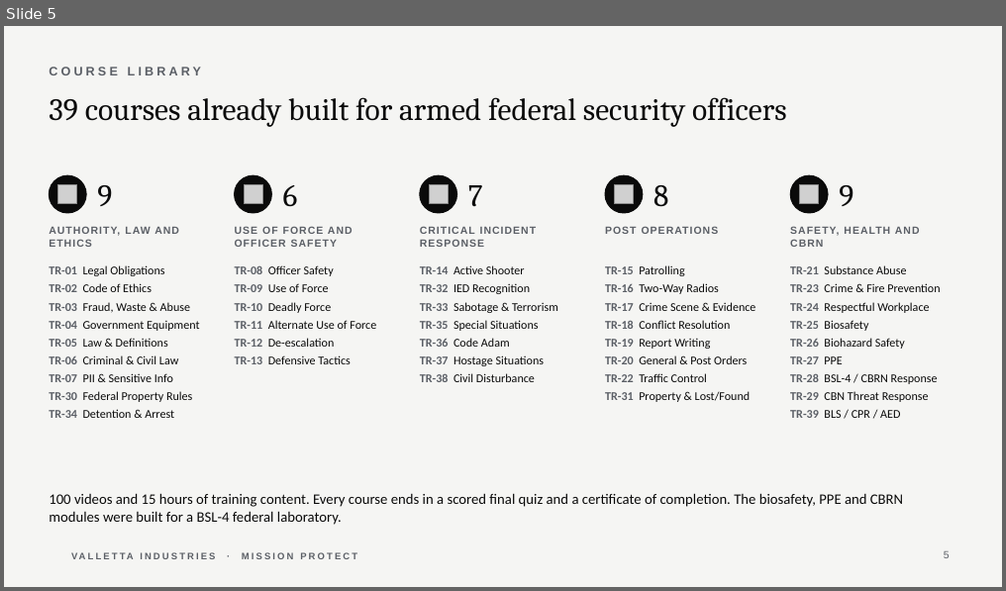
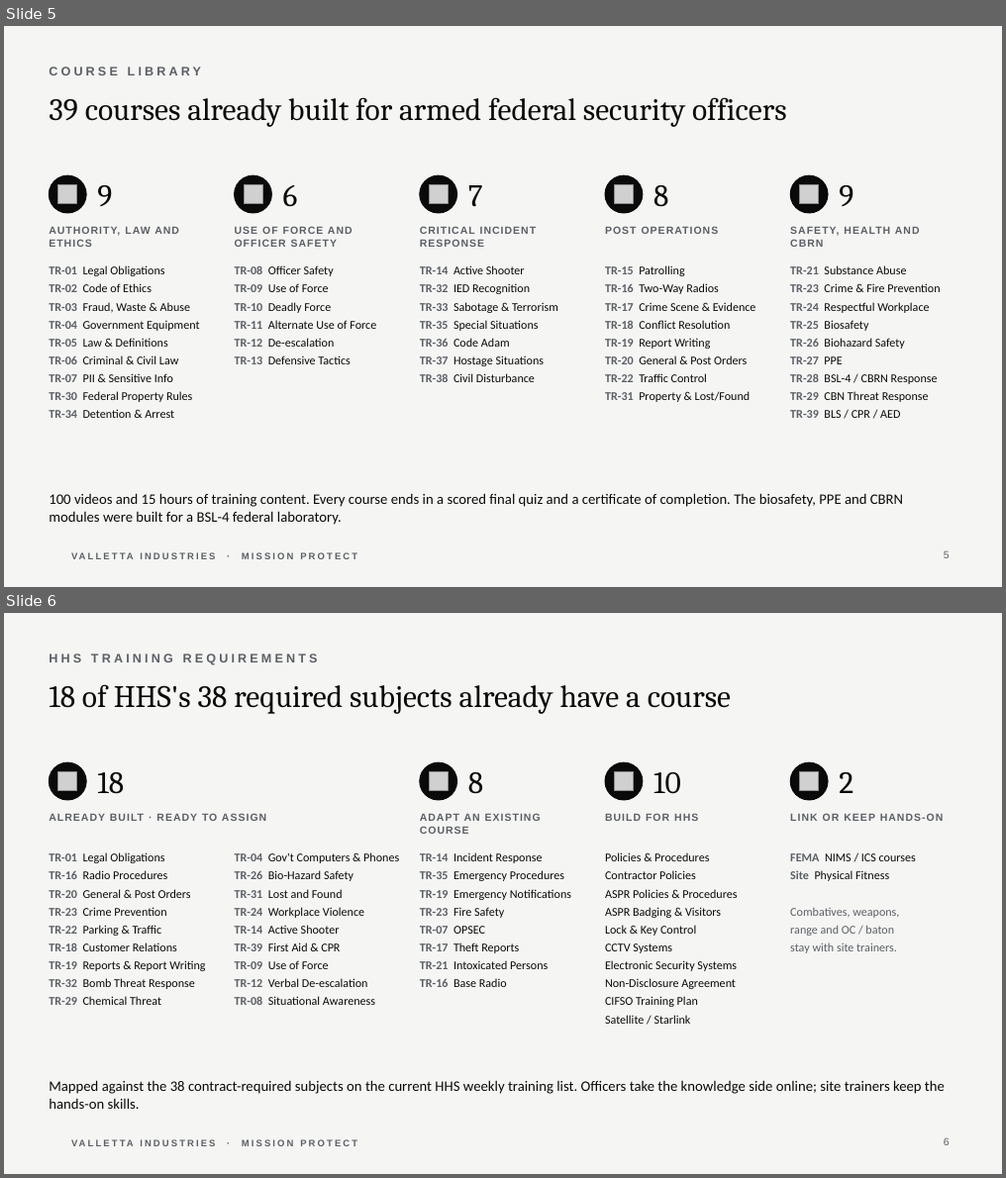
Before and after one commit to ideltoro05/valletta-design-system, a slide deck: decks/Valletta_HHS_Mission_Protect_Training.pptx. Shown one above the other, each under a label of ours: slide 5 before the commit, slides 5 and 6 after it. The pictures are 1006x591 and 1006x1178 pixels, drawn with LibreOffice and Linux fonts; fonts in the diff are those of the drawing; grey boxes stand for pictures; background and template pictures are left out. Boxes give left, top, right and bottom in pixels: in the first picture for what was removed or moved away, otherwise in the second. Text is boxed around its words. In the diff, an @@ line names an element or a change of style, - is before the commit and + after.

```diff
--- a/decks/Valletta_HHS_Mission_Protect_Training.pptx
+++ b/decks/Valletta_HHS_Mission_Protect_Training.pptx
@@ slide 6 added at [4,613,1002,1174], background #F5F5F3; not listed: 1 template element that a slide beside it also shows @@
@@ text added at [49,654,318,665], 12 pt, text #5B5F66, bold @@
+HHS TRAINING REQUIREMENTS
@@ title added at [49,684,731,714], 30 pt, text #0A0A0A @@
+18 of HHS's 38 required subjects already have a course
@@ ellipse added at [49,762,86,800], fill #0A0A0A, outline #0A0A0A 1 pt @@
@@ picture added at [57,771,76,790] @@
@@ text added at [97,772,124,794], 30 pt, text #0A0A0A @@
+18
@@ ellipse added at [420,762,456,800], fill #0A0A0A, outline #0A0A0A 1 pt @@
@@ picture added at [430,771,448,790] @@
@@ text added at [468,772,483,794], 30 pt, text #0A0A0A @@
+8
@@ ellipse added at [605,762,643,800], fill #0A0A0A, outline #0A0A0A 1 pt @@
@@ picture added at [614,771,633,790] @@
@@ text added at [653,772,681,794], 30 pt, text #0A0A0A @@
+10
@@ ellipse added at [791,762,829,800], fill #0A0A0A, outline #0A0A0A 1 pt @@
@@ picture added at [800,771,819,790] @@
@@ text added at [839,772,853,793], 30 pt, text #0A0A0A @@
+2
@@ text added at [49,813,266,821], 10 pt, text #5B5F66, bold @@
+ALREADY BUILT · READY TO ASSIGN
@@ text added at [420,813,541,834], 10 pt, text #5B5F66, bold @@
+ADAPT AN EXISTING COURSE
@@ text added at [605,813,698,821], 10 pt, text #5B5F66, bold @@
+BUILD FOR HHS
@@ text added at [790,813,944,821], 10 pt, text #5B5F66, bold @@
+LINK OR KEEP HANDS-ON
@@ text added at [49,853,205,1005], 11.5 pt, text #0A0A0A @@
+TR-01 Legal Obligations
+TR-16 Radio Procedures
+TR-20 General & Post Orders
+TR-23 Crime Prevention
+TR-22 Parking & Traffic
+TR-18 Customer Relations
+TR-19 Reports & Report Writing
+TR-32 Bomb Threat Response
+TR-29 Chemical Threat
@@ text added at [235,853,399,1005], 11.5 pt, text #0A0A0A @@
+TR-04 Gov't Computers & Phones
+TR-26 Bio-Hazard Safety
+TR-31 Lost and Found
+TR-24 Workplace Violence
+TR-14 Active Shooter
+TR-39 First Aid & CPR
+TR-09 Use of Force
+TR-12 Verbal De-escalation
+TR-08 Situational Awareness
@@ text added at [420,853,571,987], 11.5 pt, text #0A0A0A @@
+TR-14 Incident Response
+TR-35 Emergency Procedures
+TR-19 Emergency Notifications
+TR-23 Fire Safety
+TR-07 OPSEC
+TR-17 Theft Reports
+TR-21 Intoxicated Persons
+TR-16 Base Radio
@@ text added at [605,853,737,1024], 11.5 pt, text #0A0A0A @@
+Policies & Procedures
+Contractor Policies
+ASPR Policies & Procedures
+ASPR Badging & Visitors
+Lock & Key Control
+CCTV Systems
+Electronic Security Systems
+Non-Disclosure Agreement
+CIFSO Training Plan
+Satellite / Starlink
@@ text added at [790,854,916,954], 11.5 pt, text #5B5F66 @@
+FEMA NIMS / ICS courses
+Site Physical Fitness
+Combatives, weapons,
+range and OC / baton
+stay with site trainers.
@@ text added at [49,1080,944,1109], 14 pt, text #0A0A0A @@
+Mapped against the 38 contract-required subjects on the current HHS weekly training list. Officers take the knowledge side online; site trainers keep the hands-on skills.
@@ page number added at [944,1139,949,1146], 10 pt, text #5B5F66 @@
+6
```
